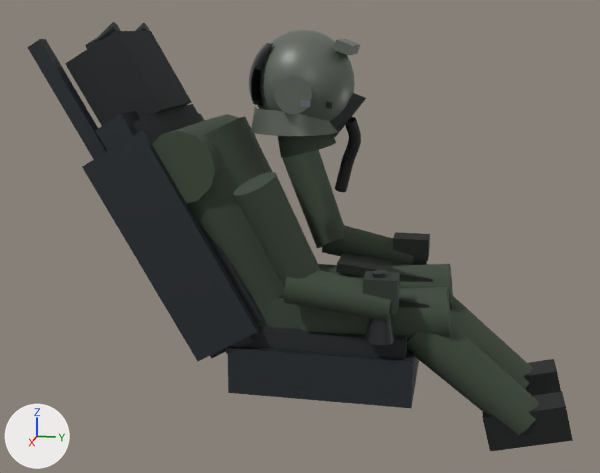
Before and after pictures for a commit that changed the glTF model public/models/pilot-f16.glb.
Camera for both pictures: a 50 mm lens placed at (2.099, 0.48, 0.766), pointed at (0.006, 0.062, 0.242). Arrows for +X, +Y and +Z are at lower left; the lights stay in place. The older version comes first. Where no turn or scale is listed for an object, it has been applied to the vertices. Vertices at exactly the same position are counted once.

Script lines for the objects in view, before the commit:
```python
ob_pilot_body_boot_r = bpy.data.objects.new('Pilot_Body_Boot_R', me_mesh_25)
ob_pilot_body_boot_r.location = (0.11, 0.66, -0.18)
ob_pilot_head_earcup_r = bpy.data.objects.new('Pilot_Head_EarCup_R', me_mesh_39)
ob_pilot_head_earcup_r.location = (0.118, 0.07, 0.62)
ob_pilot_head_helmetdome = bpy.data.objects.new('Pilot_Head_HelmetDome', me_mesh_36)
ob_pilot_head_helmetdome.location = (0.0, 0.07, 0.64)
ob_pilot_head_maskclip_r = bpy.data.objects.new('Pilot_Head_MaskClip_R', me_mesh_40)
ob_pilot_head_maskclip_r.location = (0.126, 0.1, 0.6)
ob_pilot_head_napeguard = bpy.data.objects.new('Pilot_Head_NapeGuard', me_mesh_41)
ob_pilot_head_napeguard.location = (0.0, 0.05, 0.55)
ob_pilot_head_neck = bpy.data.objects.new('Pilot_Head_Neck', me_mesh_35)
ob_pilot_head_neck.location = (0.0, 0.07, 0.52)
ob_pilot_head_oxygenhose = bpy.data.objects.new('Pilot_Head_OxygenHose', me_mesh_47)
ob_pilot_head_oxygenhose.location = (0.0, 0.06, 0.48)
ob_pilot_head_visor = bpy.data.objects.new('Pilot_Head_Visor', me_mesh_42)
ob_pilot_head_visor.location = (0.0, 0.07, 0.64)
ob_pilot_head_visorbrow = bpy.data.objects.new('Pilot_Head_VisorBrow', me_mesh_43)
ob_pilot_head_visorbrow.location = (0.0, 0.18, 0.73)
# also in view: 'Pilot_Body_Forearm_R' at (0.22, 0.2, 0.163); 'Pilot_Seat_PanCushion' at (0.0, 0.15, 0.02); 'Pilot_Body_GPouch_L' at (-0.11, 0.28, 0.13); 'Pilot_Seat_Pan' at (0.0, 0.15, -0.06); 'Pilot_Seat_Headrest' at (0.0, -0.393, 0.634)
```
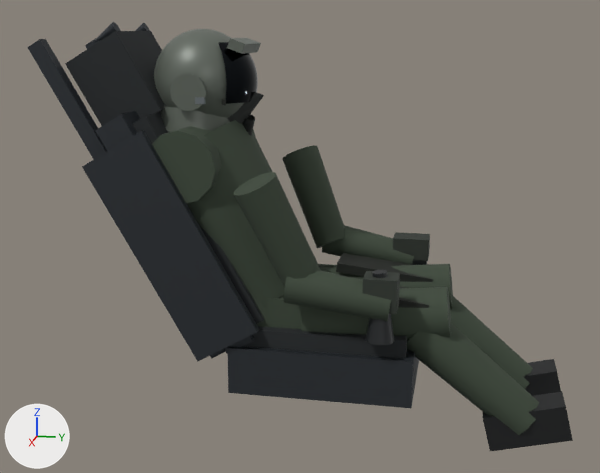
Pixel boxes [x1, y1, x2, y2] of what changed, in the pictures (600 x 473 px):
'Pilot_Head_HelmetDome', moved: before [258, 30, 355, 121]; after [154, 29, 244, 118]
'Pilot_Head_NapeGuard', moved: before [251, 107, 340, 136]; after [160, 107, 230, 132]
'Pilot_Head_EarCup_R', moved: before [274, 76, 312, 114]; after [170, 74, 207, 111]
'Pilot_Head_Visor', moved, turned: before [248, 43, 273, 106]; after [218, 42, 258, 104]
'Pilot_Head_OxygenHose', reshaped, moved (mostly hidden afterwards): before [335, 117, 361, 192]; after [243, 114, 255, 136]
'Pilot_Head_Neck', moved, turned (not visible afterwards): before [278, 134, 336, 158]
'Pilot_Head_OxygenMask', moved: before [329, 93, 366, 137]; after [227, 92, 264, 123]
'Pilot_Head_VisorBrow', moved: before [333, 39, 360, 56]; after [227, 38, 261, 54]
'Pilot_Head_MaskClip_R', moved: before [301, 100, 311, 107]; after [195, 97, 206, 104]
'Pilot_Head_MaskStrap_R', moved: before [326, 102, 332, 109]; after [222, 99, 226, 105]

The edits, one by one:
me_mesh_35 is used by ob_pilot_head_neck; location (0.0, 0.07, 0.52).
me_mesh_35 had 32 vertices, 56 faces and spanned x -0.073..0.073, y -0.076..0.085, z -0.068..0.065.
me_mesh_35 now has 32 vertices, 56 faces and spans x -0.073..0.073, y -0.082..0.072, z -0.061..0.059.
me_mesh_35 part 1: the whole mesh is turned -23.6 degrees about the x axis through the mesh origin.
me_mesh_42 is used by ob_pilot_head_visor; location (0.0, 0.07, 0.64).
me_mesh_42 had 315 vertices, 560 faces and spanned x -0.1..0.1, y -0.14..-0.061, z -0.05..0.098.
me_mesh_42 now has 315 vertices, 560 faces and spans x -0.1..0.1, y 0.061..0.14, z -0.05..0.098.
me_mesh_42 part 2: the whole mesh is turned -180 degrees about the z axis through the mesh origin.
me_mesh_47 is used by ob_pilot_head_oxygenhose; location (0.0, 0.06, 0.48).
me_mesh_47 had 210 vertices, 400 faces and spanned x -0.066..0.014, y 0.085..0.156, z -0.124..0.076.
me_mesh_47 now has 210 vertices, 400 faces and spans x -0.066..0.015, y 0.055..0.155, z -0.144..0.077.
me_mesh_47 part 3: 210 of 210 vertices moved; they spanned x -0.066..0.014, y 0.085..0.156, z -0.124..0.076 and now span x -0.066..0.015, y 0.055..0.155, z -0.144..0.077; mean shift (0.001, -0.02, -0.01).
Object 'Pilot_Head_Neck' (ob_pilot_head_neck) moves from (0.0, 0.07, 0.52) to (0.0, -0.203, 0.523).
Object 'Pilot_Head_HelmetDome' (ob_pilot_head_helmetdome) moves from (0.0, 0.07, 0.64) to (0.0, -0.193, 0.643).
Object 'Pilot_Head_EarCup_R' (ob_pilot_head_earcup_r) moves from (0.118, 0.07, 0.62) to (0.118, -0.193, 0.623).
Object 'Pilot_Head_MaskClip_R' (ob_pilot_head_maskclip_r) moves from (0.126, 0.1, 0.6) to (0.126, -0.163, 0.603).
Object 'Pilot_Head_NapeGuard' (ob_pilot_head_napeguard) moves from (0.0, 0.05, 0.55) to (0.0, -0.213, 0.553).
Object 'Pilot_Head_Visor' (ob_pilot_head_visor) moves from (0.0, 0.07, 0.64) to (0.0, -0.193, 0.643).
Object 'Pilot_Head_VisorBrow' (ob_pilot_head_visorbrow) moves from (0.0, 0.18, 0.73) to (0.0, -0.083, 0.733).
Object 'Pilot_Head_OxygenMask' (ob_pilot_head_oxygenmask) moves from (0.0, 0.185, 0.59) to (0.0, -0.078, 0.593).
Object 'Pilot_Head_MaskStrap_R' (ob_pilot_head_maskstrap_r) moves from (0.085, 0.145, 0.595) to (0.085, -0.118, 0.598).
Object 'Pilot_Head_OxygenHose' (ob_pilot_head_oxygenhose) moves from (0.0, 0.06, 0.48) to (0.0, -0.213, 0.483).
